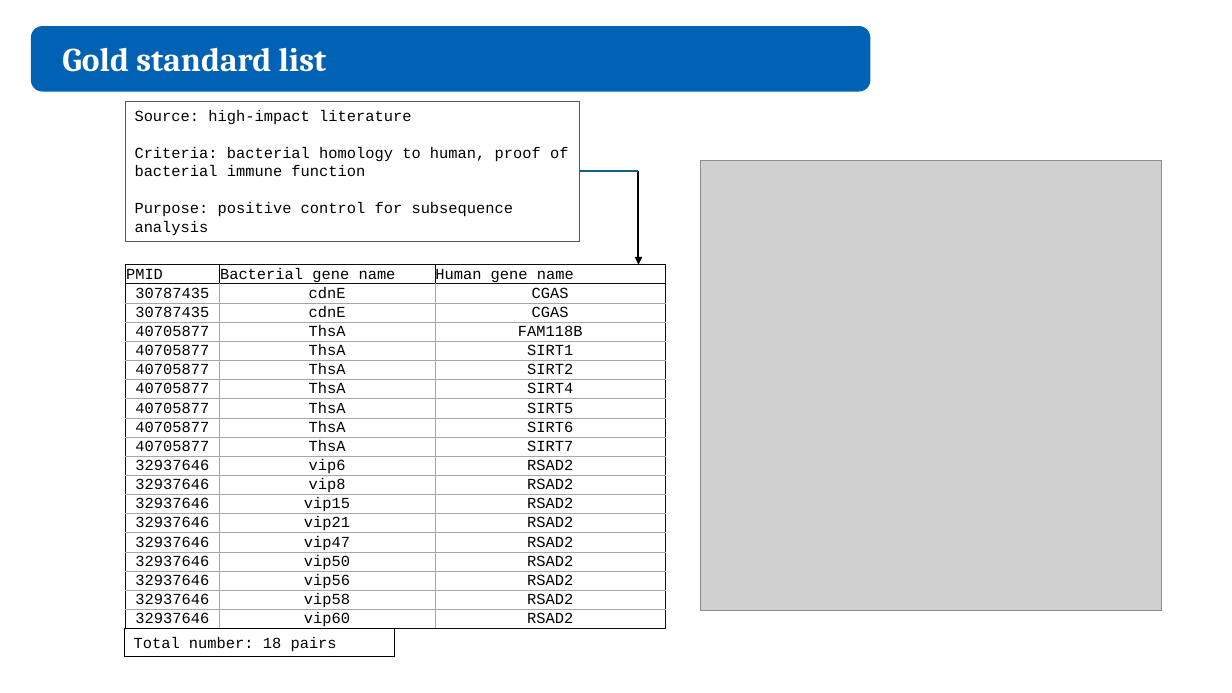
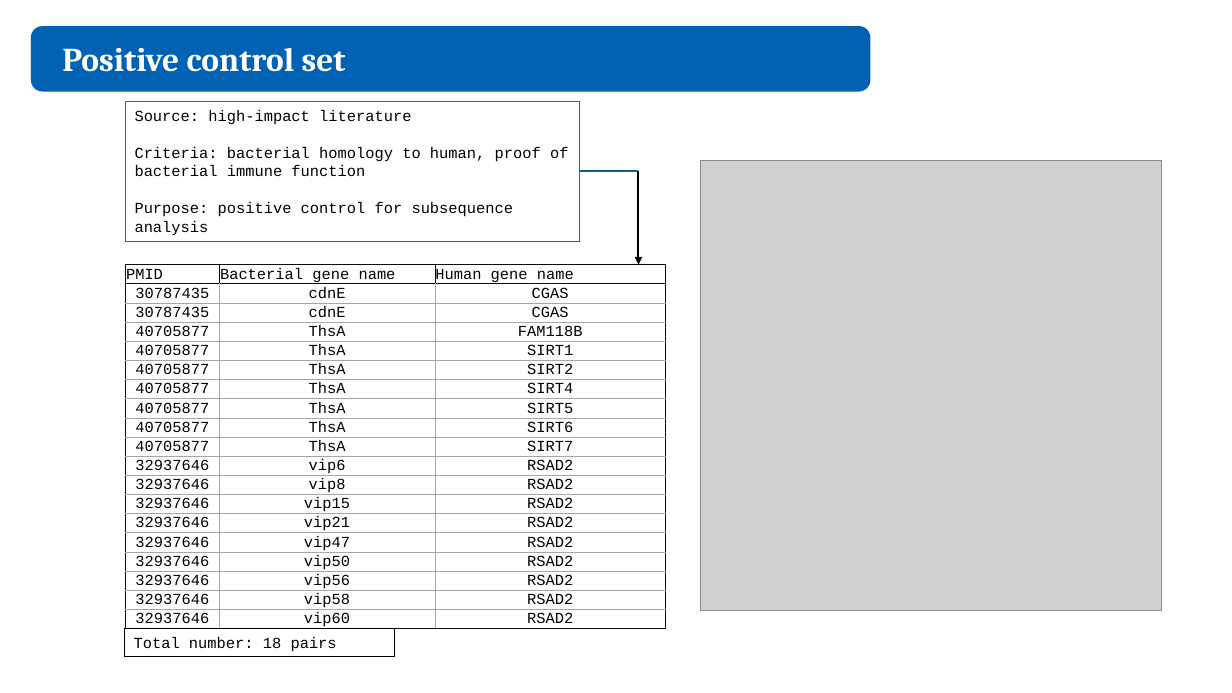
Before and after one commit to juliandeanmoran/BISSH, a slide deck: slide 12 of reports/2026-04-10_projectUpdate_2_jmoran.pptx. Drawn at 1232x693 pixels with LibreOffice and Linux fonts; fonts in the diff are those of the drawing; grey boxes stand for pictures. Boxes give left, top, right and bottom in pixels: in the first picture for what was removed or moved away, otherwise in the second. Text is boxed around its words. In the diff, an @@ line names an element or a change of style, - is before the commit and + after.

```diff
--- a/reports/2026-04-10_projectUpdate_2_jmoran.pptx
+++ b/reports/2026-04-10_projectUpdate_2_jmoran.pptx
@@ text at (62, 48, 346, 72): text changed @@
-Gold standard list
+Positive control set
```
Also in this commit, not shown: 2 other slides changed, 6 other files.
